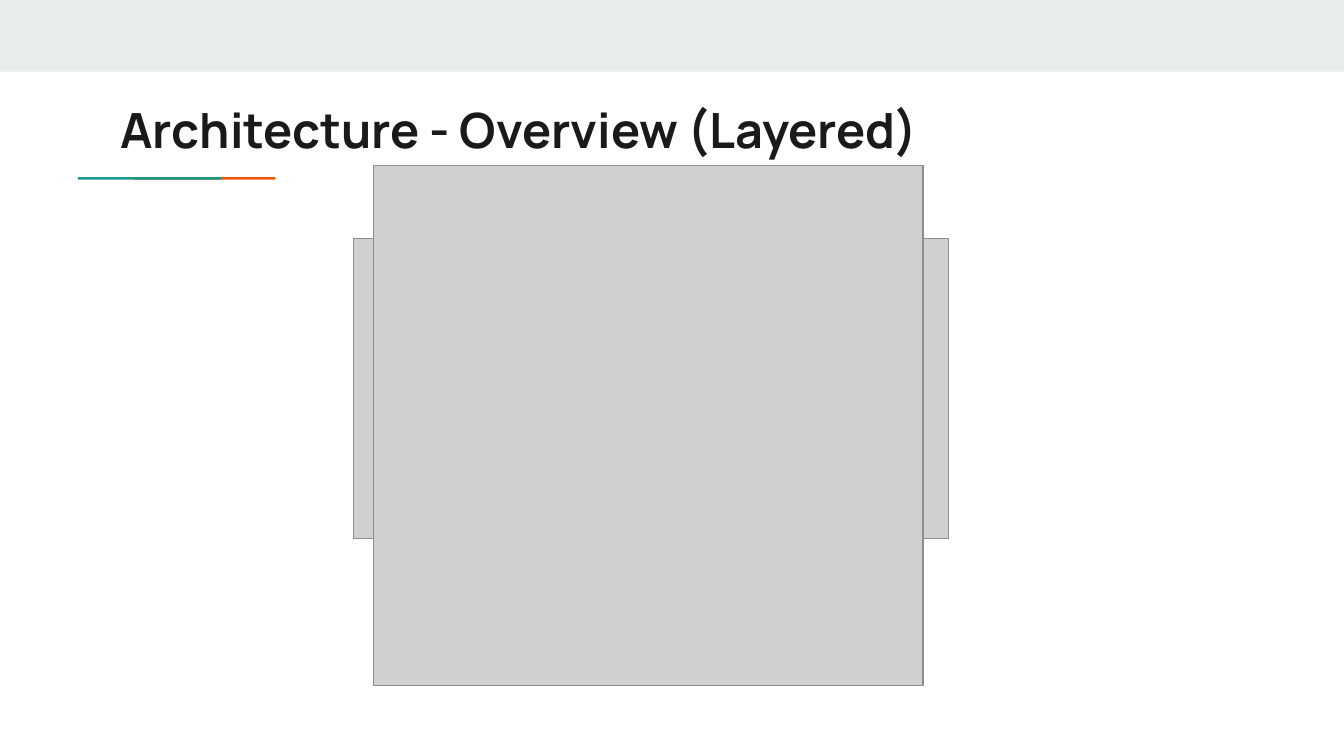
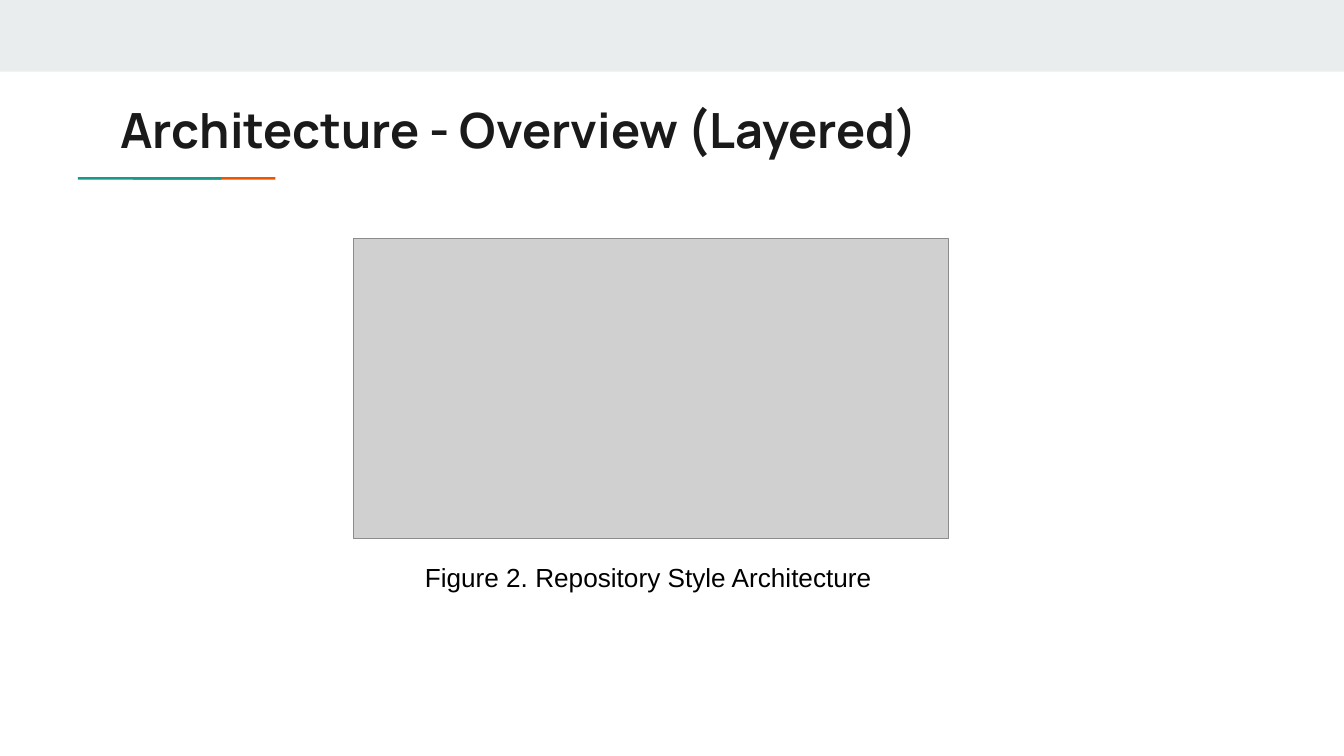
Before and after one commit to papaizaa/EECS4314, a slide deck: slide 4 of Slides/EECS4314 A1 Slides.pptx. Drawn at 1344x756 pixels with LibreOffice and Linux fonts; fonts in the diff are those of the drawing; grey boxes stand for pictures. Boxes give left, top, right and bottom in pixels: in the first picture for what was removed or moved away, otherwise in the second. Text is boxed around its words. In the diff, an @@ line names an element or a change of style, - is before the commit and + after.

```diff
--- a/Slides/EECS4314 A1 Slides.pptx
+++ b/Slides/EECS4314 A1 Slides.pptx
@@ picture removed at bbox=[374, 165, 923, 685] @@
@@ text added at bbox=[425, 568, 872, 593], 14 pt, text #000000 @@
+Figure 2. Repository Style Architecture
```
Also in this commit, not shown: 4 other slides changed, 2 slides added, 1 slide removed, 1 other file.
